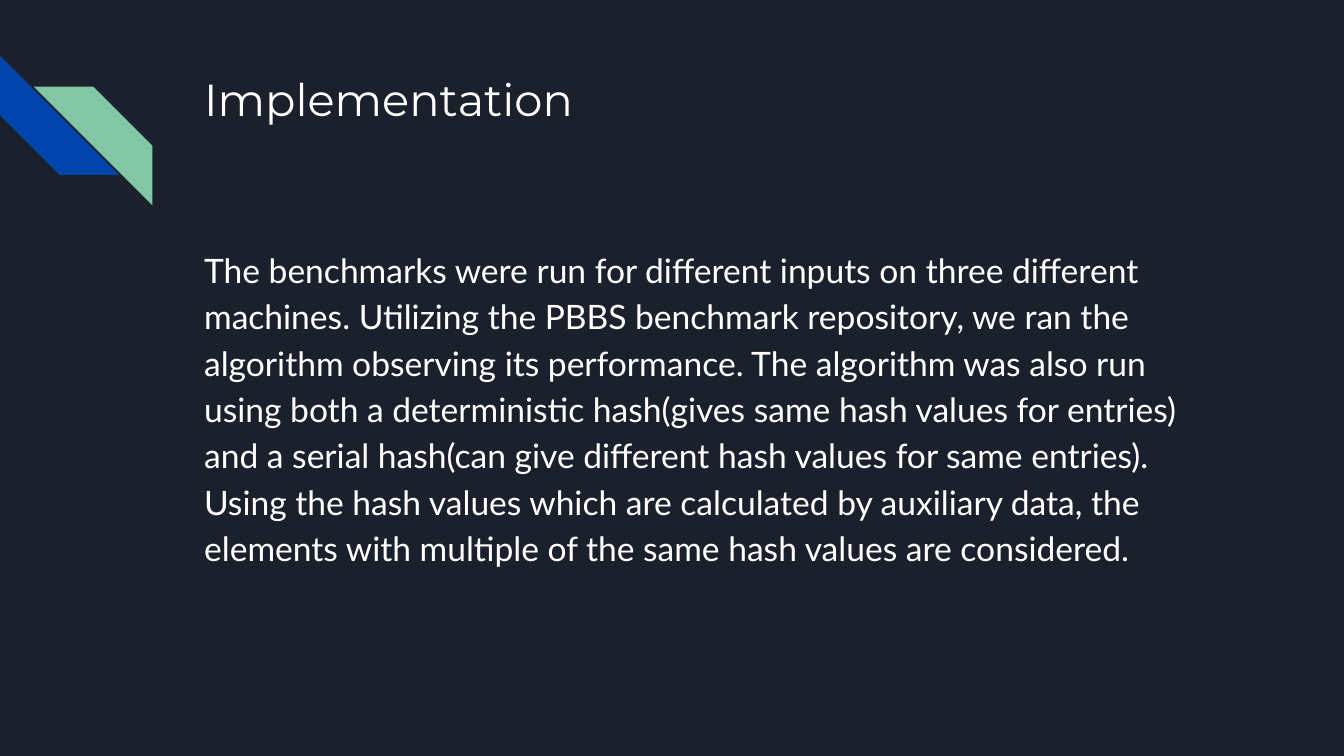
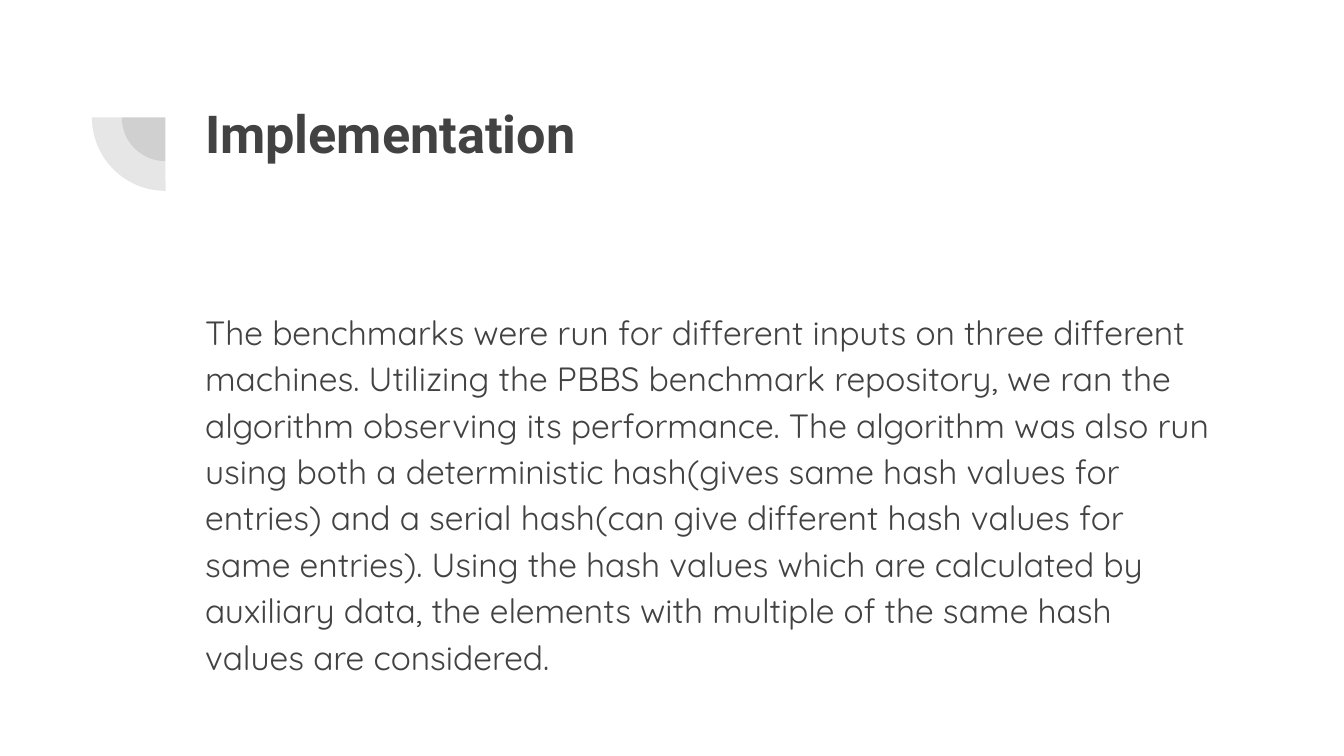
Before and after one commit to AlfredoMayFire/removeDuplicatesAnalysis, a slide deck: slide 3 of Remove Duplicates Benchmark Analysis.pptx. Drawn at 1344x756 pixels with LibreOffice and Linux fonts; fonts in the diff are those of the drawing. Boxes give left, top, right and bottom in pixels: in the first picture for what was removed or moved away, otherwise in the second. Text is boxed around its words. In the diff, an @@ line names an element or a change of style, - is before the commit and + after.

Commit message:
Theme changed cause other group :(

```diff
--- a/Remove Duplicates Benchmark Analysis.pptx
+++ b/Remove Duplicates Benchmark Analysis.pptx
@@ background #1B212C to #FFFFFF @@
@@ diag stripe removed at <box>0,56,118,175</box> @@
@@ pie slice (boxed as its full ellipse) added at <box>91,44,238,191</box>, fill #424242 at 13% opacity @@
@@ diag stripe removed at <box>34,86,152,204</box> @@
@@ pie slice (boxed as its full ellipse) added at <box>122,74,210,161</box>, fill #424242 at 13% opacity @@
@@ title "Implementation": place and size @@
-title "Implementation" at <box>204,82,573,125</box>
+title "Implementation" at <box>205,114,575,164</box>
@@ title "Implementation" at <box>205,114,575,164</box>: size 24 to 28 pt, font Montserrat to Roboto, text colour #FFFFFF to #424242, bold on @@
@@ text "The benchmarks were run for ...": place and size @@
-text "The benchmarks were run for ..." at <box>204,258,1176,567</box>
+text "The benchmarks were run for ..." at <box>205,320,1209,671</box>
@@ text "The benchmarks were run for ..." at <box>205,320,1209,671</box>: font Lato to Quicksand, text colour #FFFFFF to #424242 @@
```
Also in this commit, not shown: 7 other slides changed.
